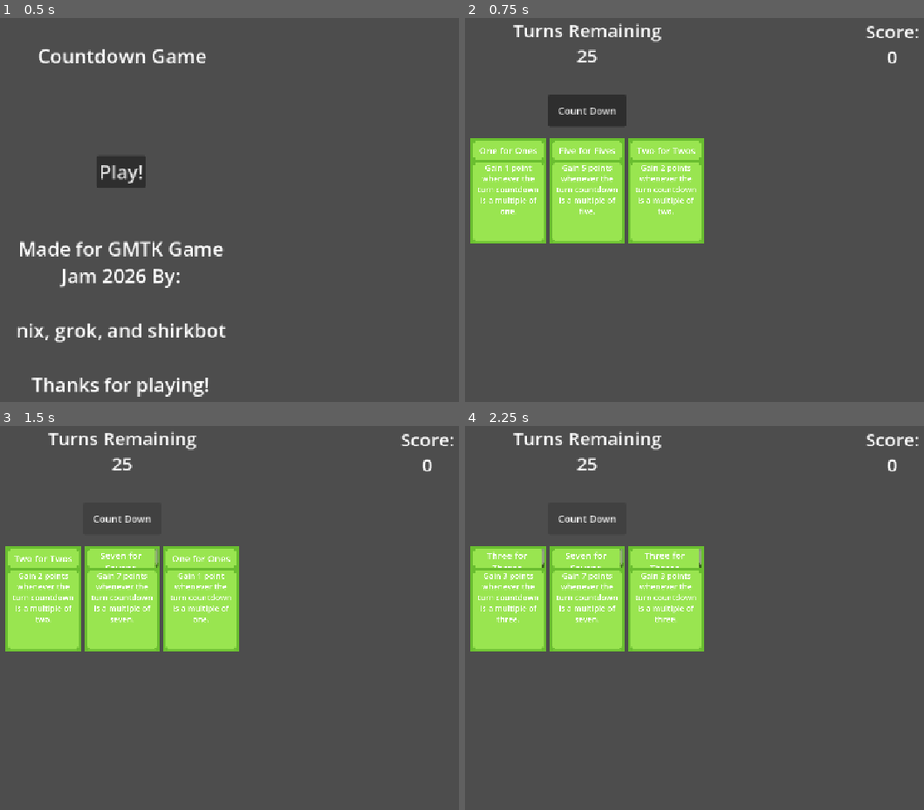
Above: before the commit, frames 1-4 (two rows, left to right).
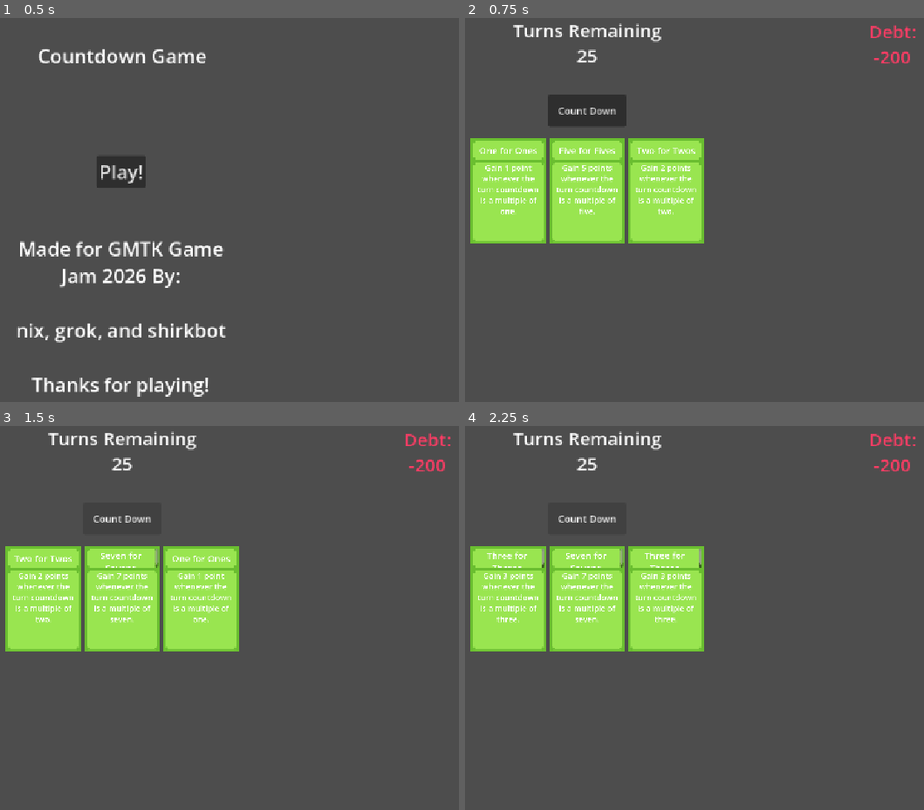
Above: after the commit, the same moments.

Repository: nixnull/gmtk-game-jam-2026-game
Game: Godot game, scene res://main_screen.tscn
Same seed, same stepped clock (60 frames per second), same inputs: the game is played once before the commit and once after it.
Inputs:
- Up to frame 1 (0.5 s): no input
- Up to frame 2 (0.75 s): click "Play!" at 0.5 s
- Up to frame 3 (1.5 s): click "Count Down" at 1.25 s
- Up to frame 4 (2.25 s): click "Count Down" at 2 s

Frame 1 is identical in both runs. In frame 2, 0.4% of the frame differs, in the area x 87-99%, y 1-12%; in frame 3, 0.4%; in frame 4, 0.4%.

Commit message:
changed score to debt

Diff:
--- a/game_screen.gd
+++ b/game_screen.gd
@@ -30,7 +30,7 @@
 }
 
 var turns_left = 25
-var score = 0
+var score = -1000
 
 var owned_cards = {} #title: number
 
@@ -47,8 +47,8 @@
 
 func start():
 	self.visible = true
-	score = 0
-	$Score.text = "Score:\n" + str(score)
+	score = -200
+	$Score.text = "Debt:\n" + str(score)
 	$Bank.new_hand(3)
 	turns_left = 25
 	owned_cards = {}
@@ -93,7 +93,7 @@
 
 	$Inventory.display_inventory(owned_cards)
 
-	$Score.text = "Score:\n" + str(score)
+	$Score.text = "Debt:\n" + str(score)
 
 	print("Ok, ", turns_left, " turns left...")
 
--- a/game_screen.tscn
+++ b/game_screen.tscn
@@ -51,9 +51,10 @@
 offset_left = -144.0
 offset_bottom = 88.0
 grow_horizontal = 0
+theme_override_colors/default_color = Color(1, 0.23529412, 0.39607844, 1)
 theme_override_font_sizes/normal_font_size = 30
-text = "Score
-0"
+text = "Debt
+-200"
 horizontal_alignment = 1
 vertical_alignment = 1
 
